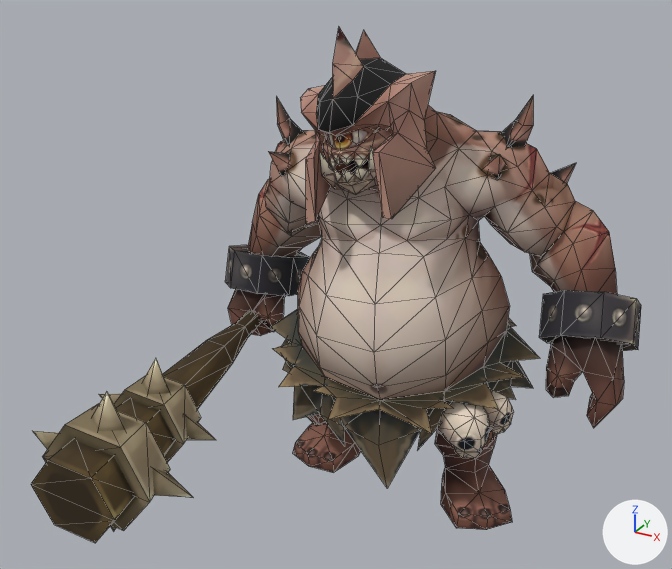
Renders of the OBJ model Resource/Boss02/Animation/Idle/Idle (36).obj from each side of a commit.
The view is the same before and after, from a camera (50 mm lens) standing at (193.0, -432.0, 333.0) and looking at (-18.0, -49.0, 141.0). Lighting does not change. The marker at lower right points along +X, +Y and +Z. Mesh edges are drawn as thin lines. Where no turn or scale is listed for an object, it has been applied to the vertices. Vertices at the same position are counted once.

In view in the first picture: 'Cyclops01_W', 'Cyclops03'.
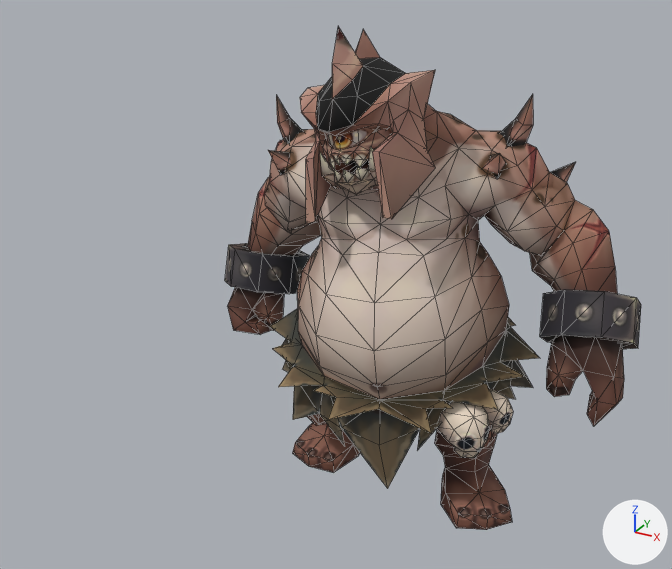
Where the change shows, as pixel boxes [x1, y1, x2, y2] in the pictures (672 x 569 px; the box of a moved part takes in the faces that stretch with it):
'Cyclops03', reshaped: before [225, 27, 641, 530]; after [225, 26, 641, 530]
'Cyclops01_W', deleted (brown): before [31, 296, 285, 543]
part 1 of me_cyclops03, moved or reshaped: before [539, 290, 641, 351]; after [540, 289, 641, 349]
part 2 of me_cyclops03, moved or reshaped: before [546, 337, 624, 427]; after [546, 337, 624, 426]
part 3 of me_cyclops03, moved or reshaped: before [268, 151, 291, 176]; after [268, 150, 291, 175]
part 4 of me_cyclops03, moved or reshaped: before [483, 154, 617, 294]; after [483, 153, 617, 294]
part 5 of me_cyclops03, moved or reshaped: before [225, 97, 321, 336]; after [225, 95, 321, 334]
part 6 of me_cyclops03, moved or reshaped: before [320, 393, 445, 488]; after [319, 393, 445, 489]

The change, as a list of edits to the scene's bpy script:
```text
Change me_cyclops03:
    verts and faces of me_cyclops03; kept vertices keep their numbers, new ones are numbered from 738
    remove me_cyclops03.from_pydata(...)  # 738 vertices, 1324 faces; spans x -139.0..121.0, y -67.0..74.0, z 0.0..267.0
    add me_cyclops03.from_pydata(...)  # 738 vertices, 1324 faces; spans x -139.0..121.0, y -68.0..75.0, z 0.0..267.0
    me_cyclops03 part 1: the loose piece of 16 vertices spanning x 69.0..121.0, y 2.0..57.0, z 89.0..137.0 is moved by (0.0, 1.0, 0.0)
    me_cyclops03 part 2: the loose piece of 29 vertices spanning x 80.0..119.0, y -6.0..43.0, z 63.0..116.0 is moved by (0.0, 1.0, 0.0)
    me_cyclops03 part 3: the loose piece of 5 vertices spanning x -77.0..-62.0, y -22.0..-5.0, z 181.0..197.0 is moved by (0.0, 0.0, 1.0)
    me_cyclops03 part 4
    add delete_vertices([635, 637, *range(640, 644)])  # with the faces that use them
    add for i in [31, 32, 33, 35, 36, 37, 43]: verts[i] += (0.0, 1.0, 0.0)
    add verts[34] = (107.0, 34.0, 125.0)  # moved
    add verts[46] = (77.0, 64.0, 124.0)  # moved
    add verts[38] = (91.0, 63.0, 132.0)  # moved
    add verts[45] = (85.0, 51.0, 110.0)  # moved
    add verts[40] = (95.0, 49.0, 158.0)  # moved, pixel (609, 231)
    add verts[44] = (77.0, 34.0, 118.0)  # moved
    add verts[738] = (67.0, 45.0, 180.0)
    add verts[739] = (58.0, 57.0, 181.0)
    add verts[740] = (35.0, 7.0, 194.0)
    add verts[741] = (45.0, 7.0, 191.0)  # pixel (497, 179)
    add verts[742] = (37.0, 13.0, 201.0)
    add verts[743] = (47.0, 14.0, 198.0)
    add faces += [(634, 738, 638), (634, 636, 738), (634, 638, 739), (634, 739, 636), (639, 740, 741), (639, 742, 740)]
    add faces += [(639, 741, 743), (639, 743, 742)]
    me_cyclops03 part 5
    6 vertices are removed from x -99.0..-76.0, y 2.0..40.0, z 171.0..205.0
    16 faces are deleted
    35 vertices in x -138.0..-61.0, y -6.0..64.0, z 61.0..203.0 move by (0.0, 0.0, 1.0)
    15 vertices in x -138.0..-59.0, y 6.0..55.0, z 66.0..200.0 move by (-1.0, 0.0, 1.0)
    11 vertices in x -124.0..-93.0, y 6.0..60.0, z 64.0..173.0 move by (-1.0, 1.0, 1.0)
    7 vertices in x -113.0..-80.0, y 25.0..69.0, z 69.0..148.0 move by (0.0, 1.0, 1.0)
    6 vertices in x -139.0..-80.0, y 8.0..38.0, z 65.0..207.0 move by (0.0, 1.0, 0.0)
    3 vertices in x -126.0..-98.0, y 37.0..66.0, z 129.0..159.0 move by (-1.0, 0.0, 0.0)
    15 vertices move from x -125.0..-67.0, y -15.0..63.0, z 71.0..219.0 to x -126.0..-67.0, y -15.0..63.0, z 72.0..219.0
    6 vertices are added at (-84.0, 6.0, 205.0), (-76.0, 3.0, 194.0), (-76.0, 20.0, 195.0), (-85.0, 17.0, 206.0), (-99.0, 30.0, 172.0), (-91.0, 40.0, 178.0)
    16 new faces join them
    me_cyclops03 part 6
    add verts[712] = (17.0, -55.0, 31.0)  # moved, pixel (387, 488)
    add verts[696] = (28.0, -39.0, 64.0)  # moved, pixel (419, 429)
    add verts[713] = (-13.0, -53.0, 59.0)  # moved, pixel (341, 428)
Remove ob_cyclops01_w:
    ob_cyclops01_w = bpy.data.objects.new('Cyclops01_W', me_cyclops01_w)
```
